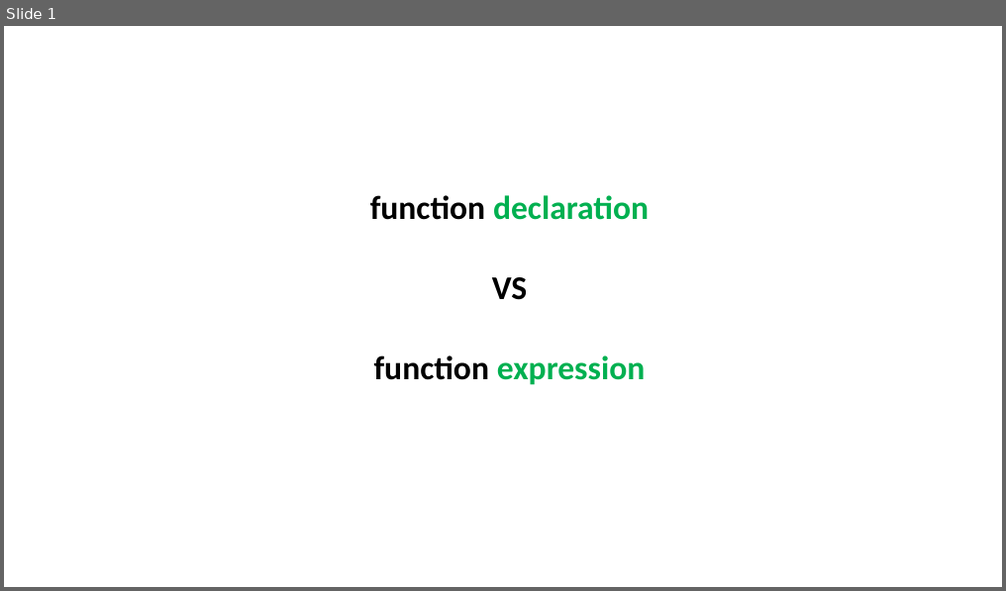
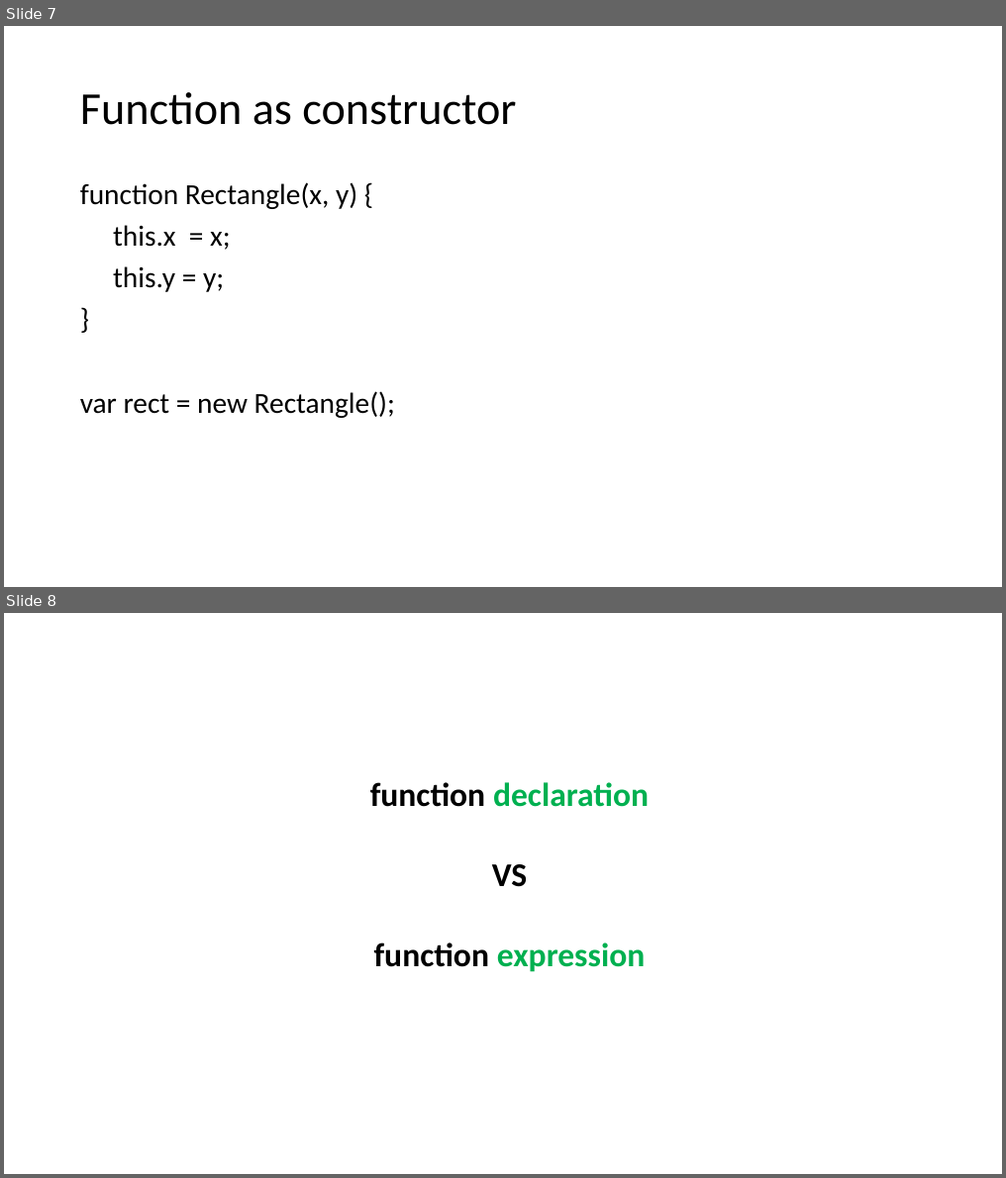
Before and after one commit to dzmitry-varabei/front-end-course, a slide deck: lecture-4-functions/lecture4-functions.pptx. Shown one above the other, each under a label of ours: slide 1 before the commit, slides 7 and 8 after it. The pictures are 1006x591 and 1006x1178 pixels, drawn with LibreOffice and Linux fonts; fonts in the diff are those of the drawing. Boxes give left, top, right and bottom in pixels: in the first picture for what was removed or moved away, otherwise in the second. Text is boxed around its words. In the diff, an @@ line names an element or a change of style, - is before the commit and + after.

```diff
--- a/lecture-4-functions/lecture4-functions.pptx
+++ b/lecture-4-functions/lecture4-functions.pptx
@@ slide 7 added at [4,26,1002,587], background #FFFFFF @@
@@ title added at [80,92,516,125], 44 pt, text #000000 @@
+Function as constructor
@@ text added at [80,182,395,418], 28 pt, text #000000 @@
+function Rectangle(x, y) {
+this.x = x;
+this.y = y;
+}
+var rect = new Rectangle();
@@ what was slide 1 is now slide 8 @@
```
Also in this commit, not shown: 1 slide changed, 68 other slides added, 14 other files.
